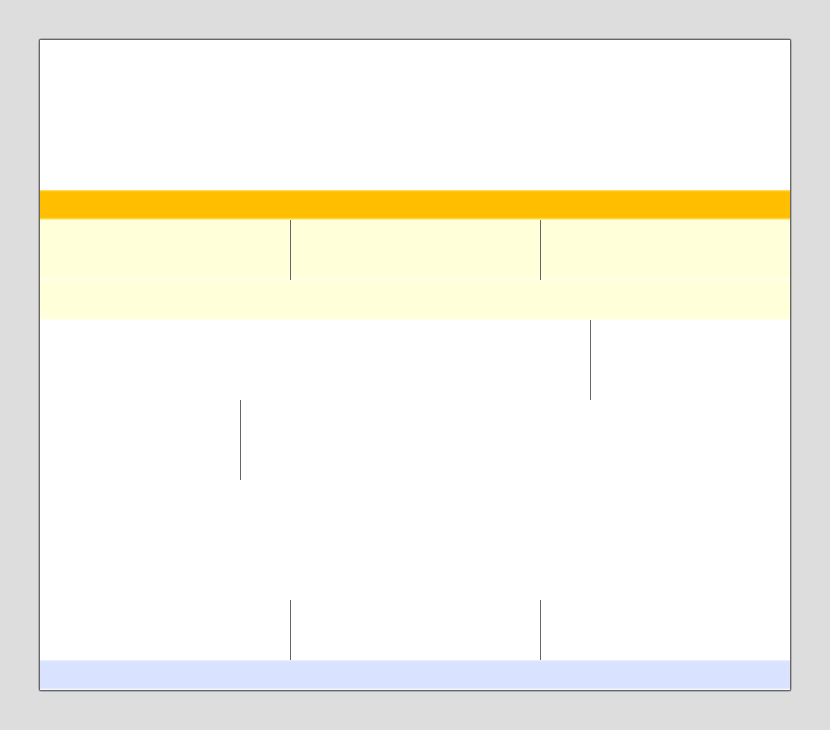
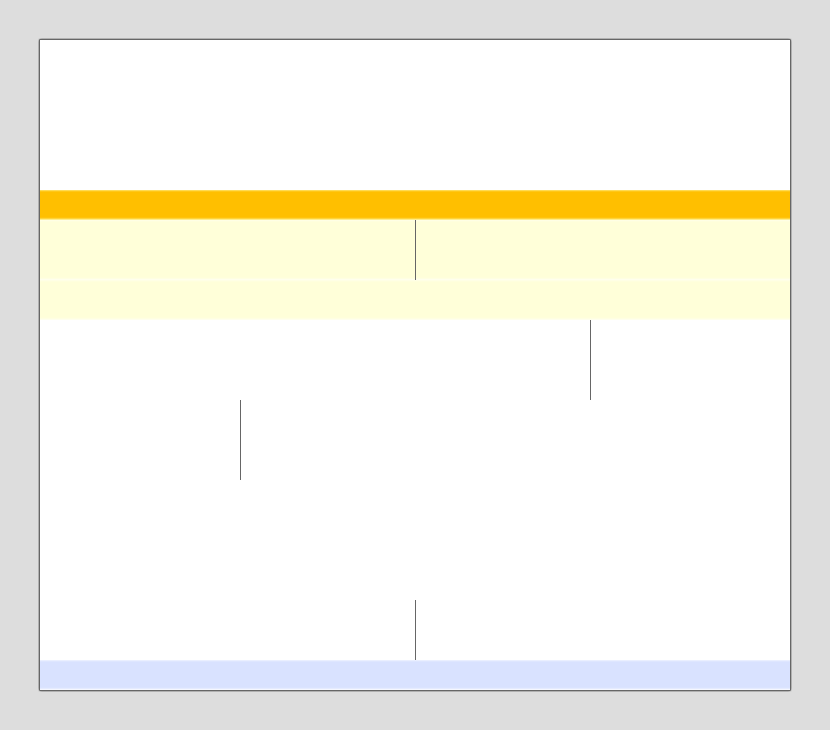
Layers edited between the first and the second 830×730 image:
painted on "stroke" over <box>290,220,541,660</box>
